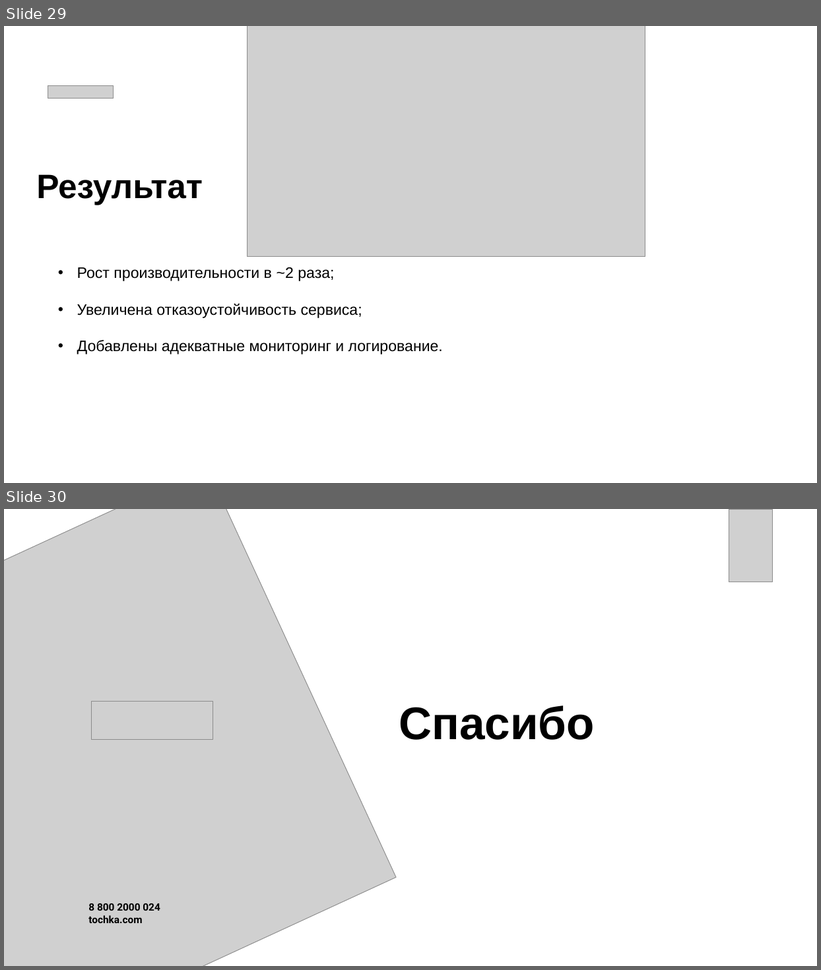
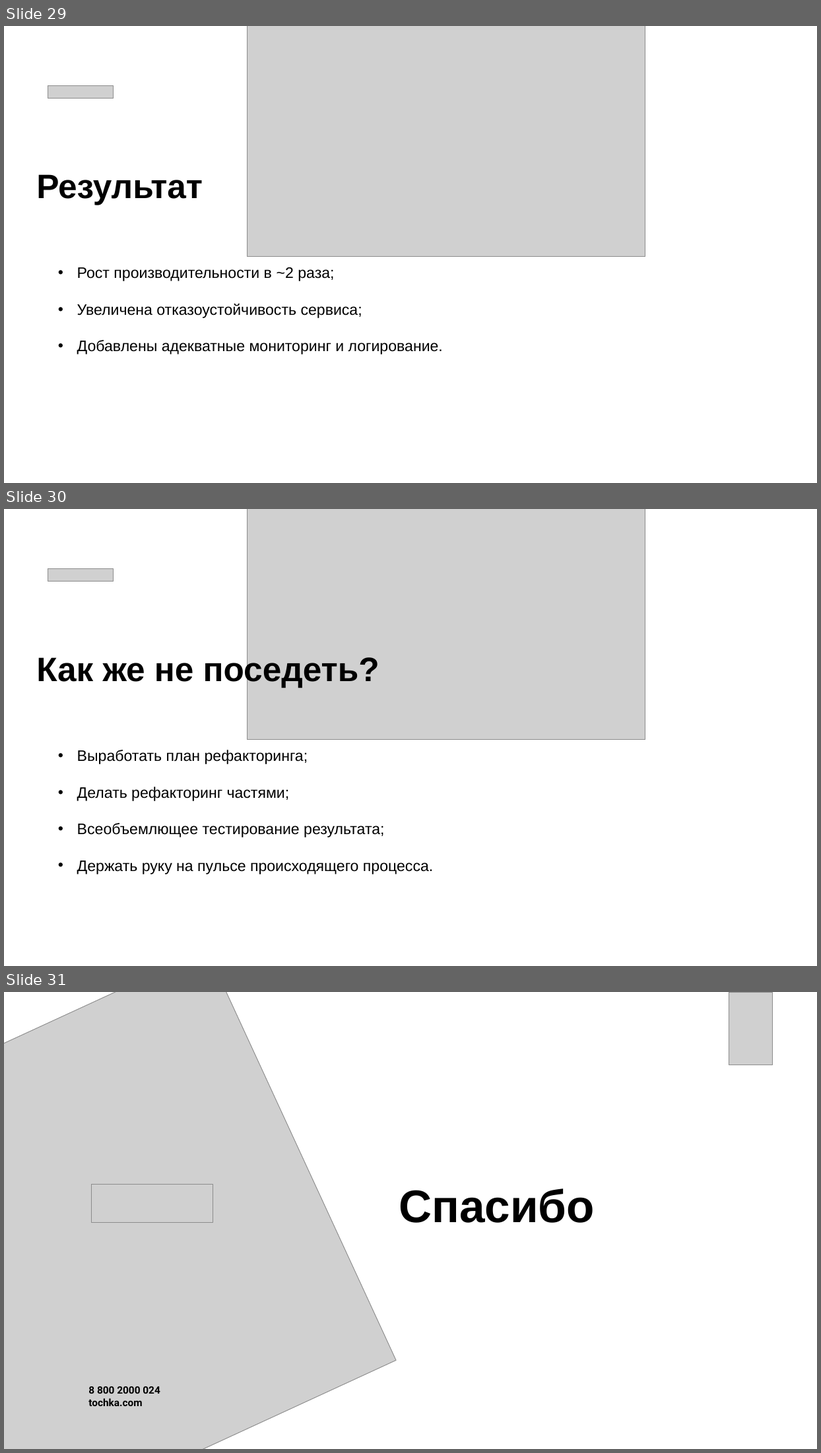
Before and after one commit to Serganbus/devfest, a slide deck: Презентация.pptx. Shown one above the other, each under a label of ours: slides 29 and 30 before the commit, slides 29, 30 and 31 after it. The pictures are 821x970 and 821x1453 pixels, drawn with LibreOffice and Linux fonts; fonts in the diff are those of the drawing; grey boxes stand for pictures. Boxes give left, top, right and bottom in pixels: in the first picture for what was removed or moved away, otherwise in the second. Text is boxed around its words. In the diff, an @@ line names an element or a change of style, - is before the commit and + after.

Commit message:
devfest

```diff
--- a/Презентация.pptx
+++ b/Презентация.pptx
@@ slide 30 added at (x1=4, y1=509, x2=817, y2=966), background #FFFFFF @@
@@ picture added at (x1=247, y1=509, x2=645, y2=739) @@
@@ picture added at (x1=48, y1=569, x2=113, y2=582) @@
@@ text added at (x1=36, y1=654, x2=380, y2=688), 40 pt, text #000000, bold @@
+Как же не поседеть?
@@ text added at (x1=77, y1=750, x2=433, y2=875), 18 pt, text #000000 @@
+• Выработать план рефакторинга;
+• Делать рефакторинг частями;
+• Всеобъемлющее тестирование результата;
+• Держать руку на пульсе происходящего процесса.
@@ what was slide 30 is now slide 31 @@
```
